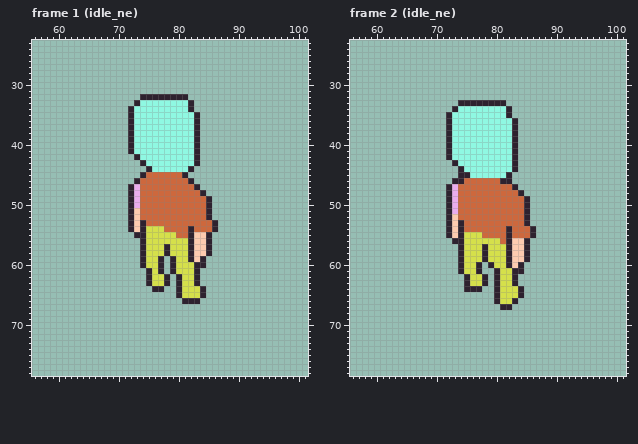
Pixel-art file: Assets/Sprites/Units/Composite/base_unit.aseprite. The picture above is the old version.
160x128 pixels, 22 frames. Shown: frame 1 (idle_ne): x 56..101, y 23..78; frame 2 (idle_ne): x 56..101, y 23..78. The commit also changed other frames, which this record leaves out.
And afterwards:
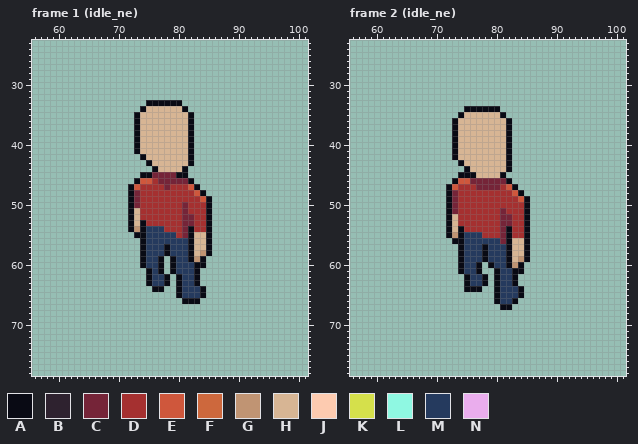
Palette (. is transparent): A #090a14  B #2e222f  C #752438  D #a53030  E #cf573c  F #cd683d  G #c09473  H #d7b594  J #fdcbb0  K #d5e04b  L #8ff8e2  M #253a5e  N #eaaded
Changes in this commit:
--- frame 1 (idle_ne)
@@ x 70..88 @@
 31 ...................
-32 ....BBBBBBBB.......
-33 ...BLLLLLLLLB......
-34 ..BLLLLLLLLLB......
-35 ..BLLLLLLLLLLB.....
-36 ..BLLLLLLLLLLB.....
-37 ..BLLLLLLLLLLB.....
-38 ..BLLLLLLLLLLB.....
-39 ..BLLLLLLLLLLB.....
-40 ..BLLLLLLLLLLB.....
-41 ..BLLLLLLLLLLB.....
-42 ...BLLLLLLLLLB.....
-43 ....BLLLLLLLLB.....
-44 .....BLLLLLLB......
-45 ....BFFFFFFB.......
-46 ...BFFFFFFFFB......
-47 ..BNFFFFFFFFFB.....
-48 ..BNFFFFFFFFFFB....
-49 ..BNFFFFFFFFFFFB...
-50 ..BNFFFFFFFFFFFB...
-51 ..BJFFFFFFFFFFFB...
-52 ..BJFFFFFFFFFFFB...
-53 ..BJBFFFFFFFFFFFB..
-54 ..BJBKKKFFFFBFFFB..
-55 ...BBKKKKKFFBJJB...
-56 ....BKKKKKKKBJJB...
-57 ....BKKKBKKKBJJB...
-58 ....BKKKBKKKBJJB...
-59 ....BKKB.BKKBJB....
-60 ....BKKB.BKKKBB....
-61 .....BKB.BKKKB.....
-62 .....BKKB.BKKB.....
-63 .....BKKB.BKKB.....
-64 ......BB..BKKKB....
-65 ..........BKKKB....
-66 ...........BBB.....
+32 ...................
+33 .....AAAAAA........
+34 ....AHHHHHHA.......
+35 ...AHHHHHHHHA......
+36 ...AHHHHHHHHA......
+37 ...AHHHHHHHHA......
+38 ...AHHHHHHHHA......
+39 ...AHHHHHHHHA......
+40 ...AHHHHHHHHA......
+41 ...AHHHHHHHHA......
+42 ....AHHHHHHHA......
+43 .....AHHHHHHA......
+44 ......AHHHHA.......
+45 ....AACCCCAA.......
+46 ...AEEDCCCCCA......
+47 ..AEDDDDCDDDEA.....
+48 ..ACDDDDDDDDDEA....
+49 ..ACDDDDDDDDDDEA...
+50 ..ACDDDDDDDCDDDA...
+51 ..AHDDDDDDDCDDDA...
+52 ..AHDDDDDDDCCDDA...
+53 ..AHADDDDDDCCDDA...
+54 ..AGAMMMDDDCADDA...
+55 ...AAMMMMMDCAHHA...
+56 ....AMMMMMMMAHHA...
+57 ....AMMMAMMMAHHA...
+58 ....AMMMAMMMAHGA...
+59 ....AMMA.AMMAGA....
+60 ....AMMA.AMMMAA....
+61 .....AMA.AMMMA.....
+62 .....AMMA.AMMA.....
+63 .....AMMA.AMMA.....
+64 ......AA..AMMMA....
+65 ..........AMMMA....
+66 ...........AAA.....
 67 ...................
--- frame 2 (idle_ne)
@@ x 70..88 @@
 32 ...................
-33 ....BBBBBBBB.......
-34 ...BLLLLLLLLB......
-35 ..BLLLLLLLLLB......
-36 ..BLLLLLLLLLLB.....
-37 ..BLLLLLLLLLLB.....
-38 ..BLLLLLLLLLLB.....
-39 ..BLLLLLLLLLLB.....
-40 ..BLLLLLLLLLLB.....
-41 ..BLLLLLLLLLLB.....
-42 ..BLLLLLLLLLLB.....
-43 ...BLLLLLLLLLB.....
-44 ....BLLLLLLLLB.....
-45 ....BBLLLLLLB......
-46 ...BBFFFFFFBB......
-47 ..BNFFFFFFFFFB.....
-48 ..BNFFFFFFFFFFB....
-49 ..BNFFFFFFFFFFFB...
-50 ..BNFFFFFFFFFFFB...
-51 ..BNFFFFFFFFFFFB...
-52 ..BJFFFFFFFFFFFB...
-53 ..BJBFFFFFFFFFFB...
-54 ..BJBFFFFFFFBFFFB..
-55 ..BJBKKKFFFFBFFFB..
-56 ...BBKKKKKKFBJJB...
-57 ....BKKKBKKKBJJB...
-58 ....BKKKBKKKBJJB...
-59 ....BKKKBKKKBJJB...
-60 ....BKKB.BKKBJB....
-61 ....BKKB..BKKBB....
-62 .....BKKB.BKKB.....
-63 .....BKKB.BKKB.....
-64 .....BBB..BKKKB....
-65 ..........BKKKB....
-66 ..........BKKB.....
-67 ...........BB......
+33 ...................
+34 .....AAAAAA........
+35 ....AHHHHHHA.......
+36 ...AHHHHHHHHA......
+37 ...AHHHHHHHHA......
+38 ...AHHHHHHHHA......
+39 ...AHHHHHHHHA......
+40 ...AHHHHHHHHA......
+41 ...AHHHHHHHHA......
+42 ...AHHHHHHHHA......
+43 ....AHHHHHHHA......
+44 .....AHHHHHHA......
+45 ....AAAHHHHA.......
+46 ...AEECCCCCCA......
+47 ..AEDDDCCCCDEA.....
+48 ..ACDDDDDDDDDEA....
+49 ..ACDDDDDDDDDDEA...
+50 ..ACDDDDDDDDDDDA...
+51 ..ACDDDDDDDCDDDA...
+52 ..AHDDDDDDDCCDDA...
+53 ..AHDDDDDDDCCDDA...
+54 ..AHADDDDDDCADDA...
+55 ..AGAMMMDDDCADDA...
+56 ...AAMMMMMMCAHHA...
+57 ....AMMMAMMMAHHA...
+58 ....AMMMAMMMAHHA...
+59 ....AMMMAMMMAHGA...
+60 ....AMMA.AMMAGA....
+61 ....AMMA..AMMAA....
+62 .....AMMA.AMMA.....
+63 .....AMMA.AMMA.....
+64 .....AAA..AMMMA....
+65 ..........AMMMA....
+66 ..........AMMA.....
+67 ...........AA......
 68 ...................
Changed places in both pictures, as pixel boxes (x1, y1, x2, y2):
changed: (128, 94, 218, 304)
changed: (446, 100, 536, 310)
